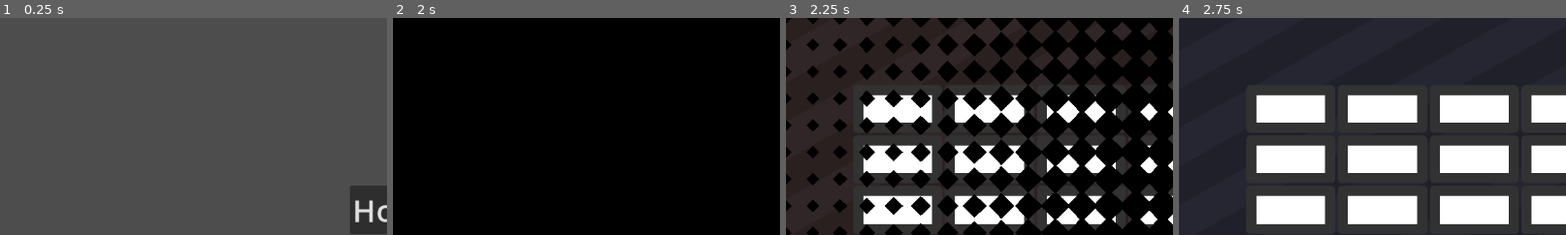
Above: before the commit, frames 1-4 (left to right).
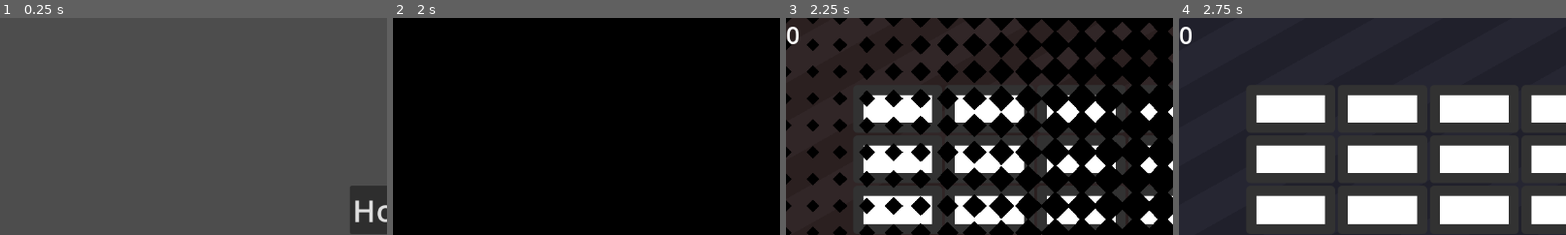
Above: after the commit, the same moments.

Repository: Shuflduf/Connect-Four
Game: Godot game, scene res://scenes/main_menu.tscn
The game is run twice, just before and just after one commit, with the same random seed, the same clock (stepped at 60 frames per second) and the same inputs.
Inputs (mouse positions are % of the whole screen's width and height, from its top left):
- Up to frame 1 (0.25 s): no input
- Up to frame 2 (2 s): tap Enter at 0.5 s; move the mouse to (72, 45) at 0.52 s; click (72, 45) at 0.67 s; click "Host" at 1.25 s
- Up to frame 3 (2.25 s): move the mouse to (30, 55) at 2.02 s; click (30, 55) at 2.17 s
- Up to frame 4 (2.75 s): no input
The pictures show only the part of the screen within x 0-50%, y 0-50%; the shares and areas given below are measured in that part.

Frames 1-2 are identical in both runs. In frame 3, 0.2% of the frame differs, in the area x 0-4%, y 4-13%; in frame 4, 0.2%.

Commit message:
server and client setup

Diff:
--- a/scenes/board.tscn
+++ b/scenes/board.tscn
@@ -398,3 +398,10 @@
 grow_vertical = 2
 mouse_filter = 2
 script = ExtResource("4_crp1l")
+
+[node name="ConnectionLabel" type="Label" parent="."]
+layout_mode = 0
+offset_right = 40.0
+offset_bottom = 23.0
+theme_override_font_sizes/font_size = 36
+text = "CONNECTION"
--- a/scripts/board.gd
+++ b/scripts/board.gd
@@ -19,6 +19,35 @@
 
 # LEFT, UP, UPLEFT, DOWNLEFT
 const DIRECTIONS = [Vector2i(1, 0), Vector2i(0, 1), Vector2i(1, 1), Vector2i(1, -1)]
+
+
+func _ready() -> void:
+
+	var peer = ENetMultiplayerPeer.new()
+	match Global.connection_type:
+
+		Global.Connection.JOIN:
+			peer.create_client(Global.ip, Global.port)
+
+		Global.Connection.HOST:
+			peer.create_server(Global.port)
+
+	multiplayer.multiplayer_peer = peer
+	$ConnectionLabel.text = str(Global.connection_type)
+	connect_children()
+
+func connect_children():
+	for col in columns.get_children():
+		col.gui_input.connect(func(event: InputEvent):
+			if event is InputEventMouseButton:
+				if event.pressed:
+					if event.button_mask == MOUSE_BUTTON_MASK_LEFT:
+						if !playing:
+							return
+						if col_full(col.get_index()):
+							return
+						place_piece(col.get_index()))
+
 
 func reset():
 	playing = true
@@ -44,17 +73,7 @@
 	cell.name = str(new_colour.to_html(false) + "C")
 
 
-func _ready() -> void:
-	for col in columns.get_children():
-		col.gui_input.connect(func(event: InputEvent):
-			if event is InputEventMouseButton:
-				if event.pressed:
-					if event.button_mask == MOUSE_BUTTON_MASK_LEFT:
-						if !playing:
-							return
-						if col_full(col.get_index()):
-							return
-						place_piece(col.get_index()))
+
 
 func col_full(index):
 	if piece_is_placed(columns.get_child(index).get_child(0)):
@@ -85,7 +104,6 @@
 
 
 func get_panel(pos: Vector2i) -> Panel:
-
 	if out_of_bounds(pos):
 		return
 
@@ -93,7 +111,7 @@
 	var cell = col.get_child(pos.y)
 	return cell
 
-
+@rpc("any_peer", "call_local", "reliable")
 func place_piece(index: int):
 	var cells = columns.get_child(index).get_children()
 	for i in range(cells.size() - 1, -1, -1):
--- a/scripts/global.gd
+++ b/scripts/global.gd
@@ -1,6 +1,9 @@
 extends Node
 
 var connection_type: Connection
+
+var port = 8080
+var ip = "localhost"
 
 enum Connection {
 	HOST,
--- a/scripts/scene_manager.gd
+++ b/scripts/scene_manager.gd
@@ -25,7 +25,7 @@
 	var root: Window = get_tree().get_root()
 
 	root.get_child(root.get_child_count() - 1).queue_free()
-	root.add_child(new_scene)
+	root.add_child(new_scene, true)
 
 	transition_out()
 	await transitioned_out
